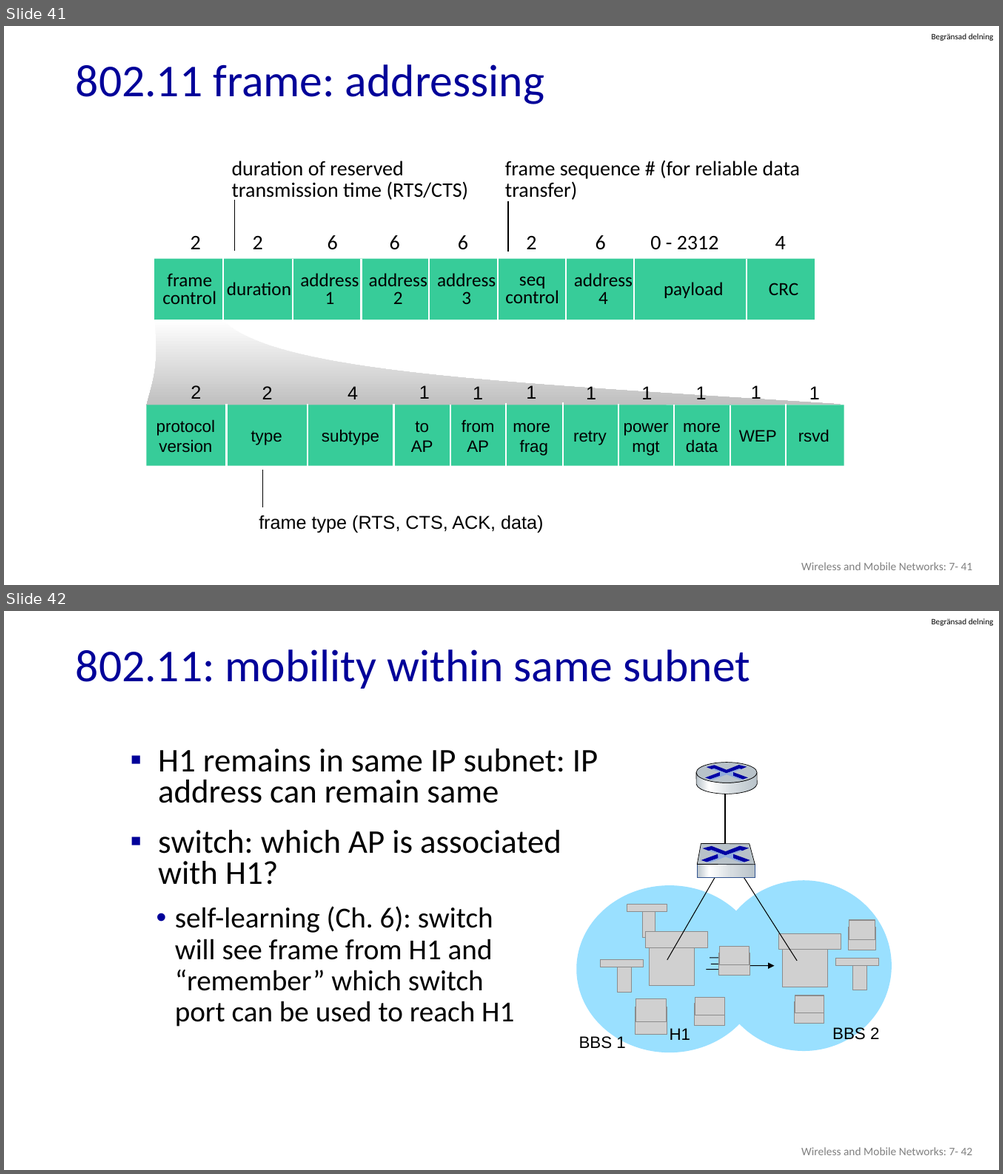
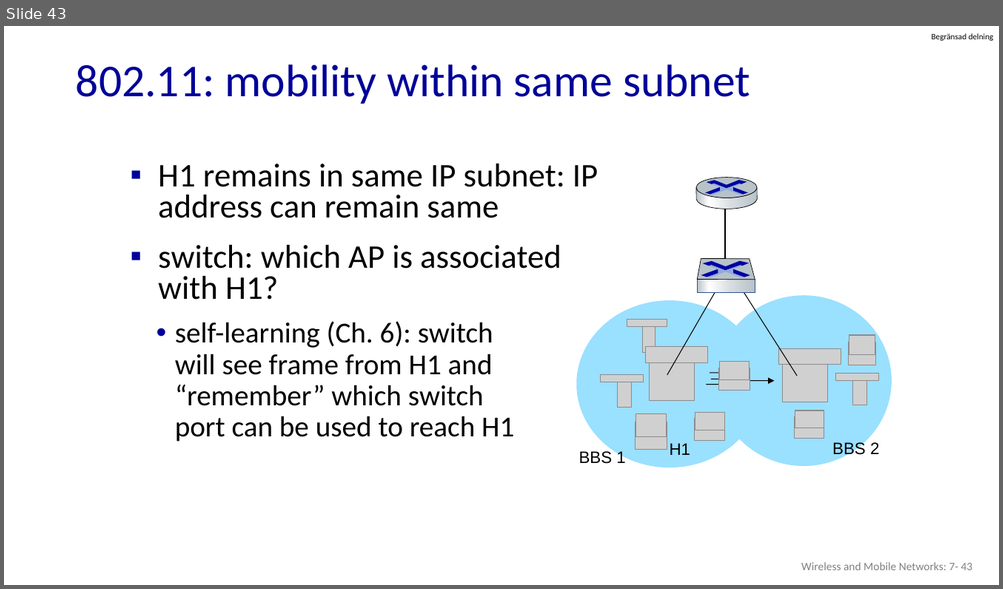
Before and after one commit to guhofstra/CSC175, a slide deck: PPTs/7.1 7.2 7.3 Wireless.pptx. Shown one above the other, each under a label of ours: slides 41 and 42 before the commit, slide 43 after it. The pictures are 1003x1174 and 1003x589 pixels, drawn with LibreOffice and Linux fonts; fonts in the diff are those of the drawing; grey boxes stand for pictures. Boxes give left, top, right and bottom in pixels: in the first picture for what was removed or moved away, otherwise in the second. Text is boxed around its words. In the diff, an @@ line names an element or a change of style, - is before the commit and + after.

```diff
--- a/PPTs/7.1 7.2 7.3 Wireless.pptx
+++ b/PPTs/7.1 7.2 7.3 Wireless.pptx
@@ slide 41 removed at (4,26,999,585), background #FFFFFF; not listed: 1 template element that a slide beside it also shows @@
@@ title removed at (76,64,544,104) @@
-802.11 frame: addressing
@@ text removed at (232,161,469,201) @@
-duration of reserved
-transmission time (RTS/CTS)
@@ text removed at (505,160,800,200) @@
-frame sequence # (for reliable data transfer)
@@ line removed from (235, 200) to (235, 251) @@
@@ line removed from (509, 201) to (509, 252) @@
@@ group removed at (190,235,785,250): 9 texts @@
-2
-2
-6
-6
-6
-2
-6
-0 - 2312
-4
@@ group removed at (155,255,815,324): 9 texts, 8 lines, 1 rectangle @@
-frame
-control
-duration
-address
-1
-address
-2
-address
-4
-address
-3
-payload
-CRC
-seq
-control
@@ group removed at (147,320,844,471): 22 texts, 10 lines, 1 freeform shape, 1 rectangle @@
-2
-2
-4
-1
-1
-1
-1
-1
-1
-1
-1
-type
-from
-AP
-subtype
-to
-AP
-more
-frag
-WEP
-more
-data
-power
-mgt
-retry
-rsvd
-protocol
-version
@@ line removed from (263, 470) to (263, 507) @@
@@ text removed at (259,515,543,533) @@
-frame type (RTS, CTS, ACK, data)
@@ text removed at (801,562,973,571) @@
-Wireless and Mobile Networks: 7- 41
@@ what was slide 42 is now slide 43 @@
@@ text at (801,562,973,571): text changed @@
-Wireless and Mobile Networks: 7- 42
+Wireless and Mobile Networks: 7- 43
```
Also in this commit, not shown: 7 slides changed, 5 slides added, 2 other slides removed, 20 other files.
